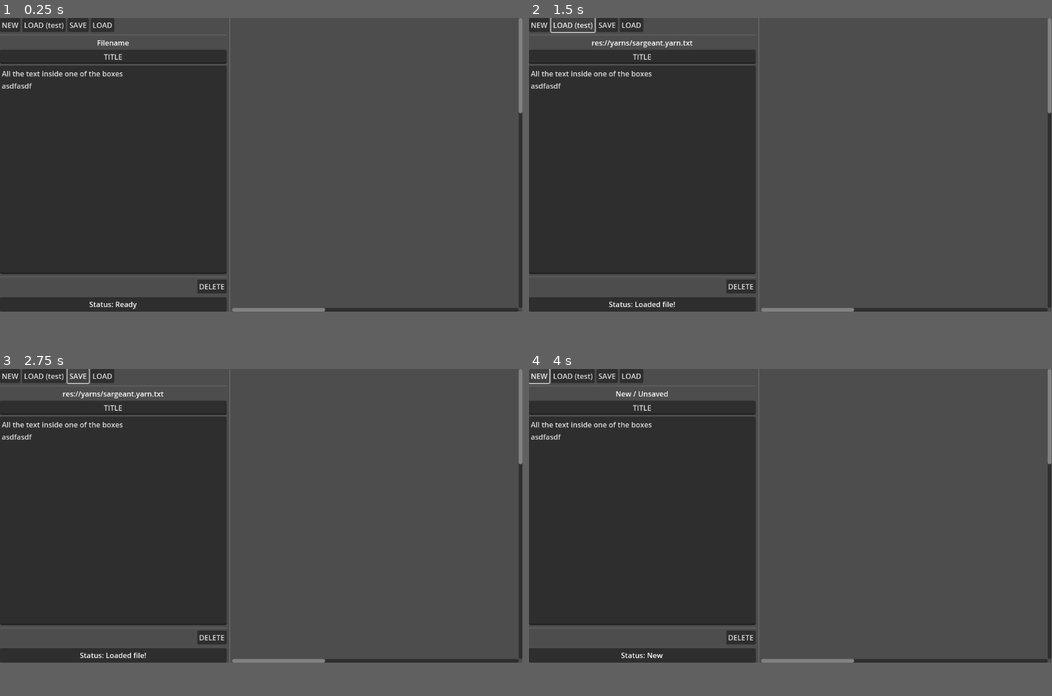
Above: before the commit, frames 1-4 (two rows, left to right).
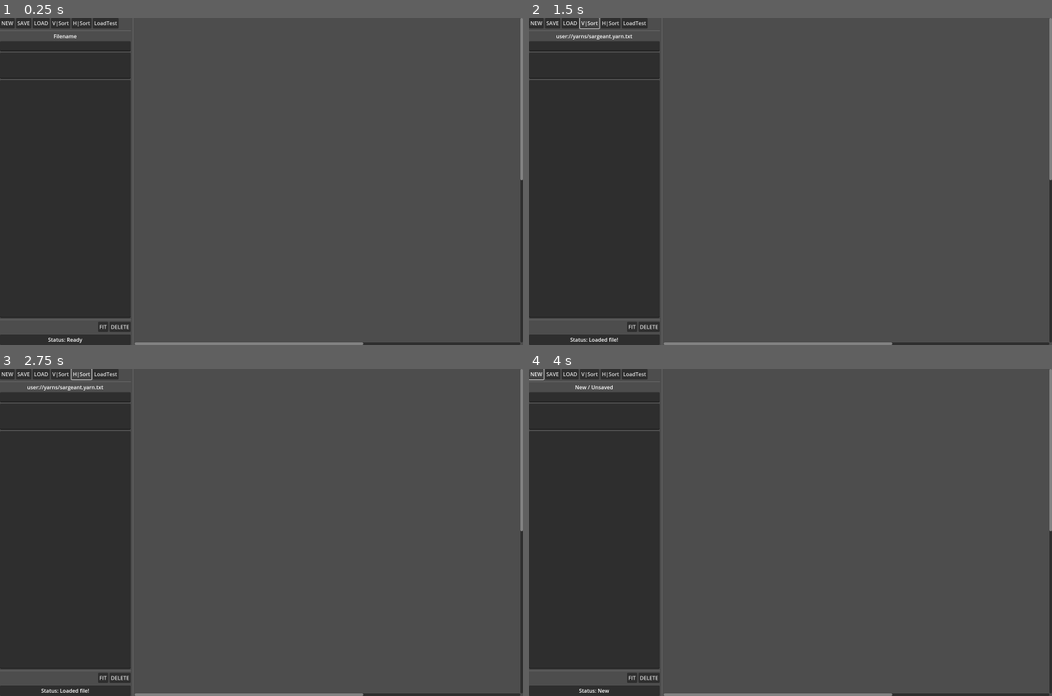
Above: after the commit, the same moments.

Repository: naturally-intelligent/godot-yarn-editor
Game: Godot game, scene res://scenes/yarn.tscn
Same seed, same stepped clock (60 frames per second), same inputs: the game is played once before the commit and once after it.
Inputs (mouse positions are in pixels of both pictures, inside the frame that each line leads up to):
- Up to frame 1 (0.25 s): no input
- Up to frame 2 (1.5 s): click "LOAD (test)" (after the commit: "LoadTest") at 0.5 s; click (591, 21) at 1.25 s, where only the run after the commit has a clickable "V|Sort"
- Up to frame 3 (2.75 s): click (83, 372) at 2 s, where only the run after the commit has a clickable "H|Sort"
- Up to frame 4 (4 s): click (633, 646) at 2.75 s, where only the run after the commit has a clickable "FIT"; click "NEW" at 3.5 s
In our replay, the window is 799x449 before the commit and 800x500 after it. These sizes can differ from the game's own. Grey fills any space a smaller window leaves; there, only what the larger window draws over its background counts as a difference.

The runs differ from the first frame. In frame 1, 20% of the frame differs, in the area x 0-100%, y 0-100%; in frame 2, 20%; in frame 3, 20%; in frame 4, 20%.

Commit message:
Yarn Strings (working draft)

Diff:
--- a/lib/yarn-importer.gd
+++ b/lib/yarn-importer.gd
@@ -75,6 +75,8 @@
 	thread['tags'] = [] # unused
 	thread['fibres'] = []
 	thread['header'] = {} # all the command before dialog, like title: intro
+	thread['raw_body'] = ''
+	thread['raw_header'] = ''
 	return thread
 
 # Internally create a new fibre (during loading)
@@ -136,6 +138,7 @@
 				if line == '---':
 					header = false
 				else:
+					thread['raw_header'] += line + "\n"
 					var split := line.split(': ', true, 2)
 					if split.size() == 2:
 						thread['header'][split[0]] = split[1]
@@ -159,6 +162,7 @@
 				thread = new_yarn_thread()
 			# fibre read mode
 			else:
+				thread['raw_body'] += line + "\n"
 				var fibre := new_yarn_fibre(line)
 				if fibre:
 					thread['fibres'].append(fibre)
--- a/project.godot
+++ b/project.godot
@@ -17,7 +17,8 @@
 
 [display]
 
-window/size/mode=2
+window/size/viewport_width=1600
+window/size/viewport_height=1000
 
 [editor_plugins]
 
--- a/scenes/yarn-box.gd
+++ b/scenes/yarn-box.gd
@@ -11,6 +11,8 @@
 var _last_mouse := Vector2.ZERO
 var _last_position := Vector2.ZERO
 
+var yarn_editor: YarnEditor
+
 func _ready() -> void:
 	pass
 
@@ -18,21 +20,10 @@
 	title = thread_title
 	var thread: Dictionary = yarn['threads'][thread_title]
 	%Title.text = thread_title
-	var text := ''
-	match thread['kind']:
-		'branch':
-			for fibre: Dictionary in thread['fibres']:
-				match fibre['kind']:
-					'text':
-						text += fibre['text'] + "\n"
-					'choice':
-						text += fibre['text'] + "\n"
-					'logic':
-						text += fibre['instruction'] + " = " + fibre['command'] + "\n"
-	%Text.text = text
+	%Text.text = thread['raw_body']
 
-func _input(event):
-	if event is InputEventMouseButton:
+func _input(event: InputEvent):
+	if event is InputEventMouseButton and event.button_index == 1:
 		if event.is_pressed() && _mouse_focused:
 			if not _dragging:
 				_last_mouse = get_viewport().get_mouse_position()
@@ -40,6 +31,7 @@
 				_dragging = true
 			var _next_mouse = get_viewport().get_mouse_position()
 			position = _last_position + _next_mouse - _last_mouse
+			yarn_editor.reconnect_box_strings(title)
 			dragging_mouse_cursor()
 			emit_signal("pressed")
 		else:
@@ -49,6 +41,10 @@
 		if _dragging:
 			var _next_mouse = get_viewport().get_mouse_position()
 			position = _last_position + _next_mouse - _last_mouse
+			update_strings()
+
+func update_strings():
+	yarn_editor.reconnect_box_strings(title)
 
 func _on_mouse_entered() -> void:
 	if not _dragging:
@@ -68,3 +64,16 @@
 
 func dragging_mouse_cursor():
 	mouse_default_cursor_shape = CURSOR_DRAG
+
+# STRINGS
+
+func get_string_starting_point(choice_marker: String, destination_box: YarnBox) -> Vector2:
+	var center = get_center_point()
+	return center
+
+func get_string_destination_point(choice_marker: String, starting_box: YarnBox) -> Vector2:
+	var center = get_center_point()
+	return center
+
+func get_center_point() -> Vector2:
+	return position + size/2
--- a/scenes/yarn-box.tscn
+++ b/scenes/yarn-box.tscn
@@ -4,6 +4,7 @@
 [ext_resource type="Script" path="res://scenes/yarn-box.gd" id="1_sxn1s"]
 
 [node name="YarnBox" type="Button"]
+z_index = 1
 offset_right = 370.0
 offset_bottom = 388.0
 script = ExtResource("1_sxn1s")
--- a/scenes/yarn-editor.gd
+++ b/scenes/yarn-editor.gd
@@ -1,6 +1,8 @@
 # YARN EDITOR
 extends Control
 class_name YarnEditor
+
+@export var verbose := false
 
 var yarn_importer: YarnImporter
 var yarn: Dictionary
@@ -9,7 +11,11 @@
 var current_node: String
 var current_box: YarnBox
 
+var yarn_boxes := {} # pointers
+var yarn_strings := {} # pointers
+
 const yarn_box_tscn = preload("res://scenes/yarn-box.tscn")
+const yarn_string_tscn = preload("res://scenes/yarn-string.tscn")
 
 func _ready() -> void:
 	yarn_importer = YarnImporter.new()
@@ -40,7 +46,7 @@
 	return false
 
 func _on_load_test_pressed() -> void:
-	load_yarn("res://yarns/sargeant.yarn.txt")
+	load_yarn("user://yarns/sargeant.yarn.txt")
 
 func set_status(message: String):
 	%Status.text = "Status: " + message
@@ -56,15 +62,19 @@
 # CANVAS
 
 func clear_canvas():
+	yarn_boxes = {}
 	for child in %Canvas.get_children():
 		child.queue_free()
+	clear_editor()
 
 func build_canvas():
 	if not yarn:
 		return
+	# BUILD YARN BOXES
 	var pos_move = Vector2(50,50)
-	for thread_title in yarn['threads']:
-		var yarn_box = yarn_box_tscn.instantiate()
+	for thread_title: String in yarn['threads']:
+		var yarn_box: YarnBox = yarn_box_tscn.instantiate()
+		yarn_box.yarn_editor = self
 		yarn_box.parse_thread(yarn, thread_title)
 		pos_move.x += yarn_box.size.x+10
 		if pos_move.x > 1600:
@@ -72,11 +82,68 @@
 			pos_move.x = 10
 		yarn_box.position = pos_move
 		#yarn_box.size = Vector2(160, 180)
-		yarn_box.connect("pressed", Callable(self, "on_box_pressed").bind(thread_title, yarn_box))
+		yarn_box.connect("pressed", Callable(self, "on_thread_pressed").bind(thread_title, yarn_box))
 		%Canvas.add_child(yarn_box)
-		print("Added thread: ", thread_title)
+		if verbose:
+			print("Added thread: ", thread_title)
+		yarn_boxes[thread_title] = yarn_box
+	# CONNECT BOXES
+	for thread_title: String in yarn['threads']:
+		connect_box_strings(thread_title)
 
-func on_box_pressed(thread_title: String, yarn_box):
-	print(thread_title)
+func connect_box_strings(thread_title: String):
+	var yarn_box = yarn_boxes[thread_title]
+	var yarn_thread = yarn['threads'][thread_title]
+	for fibre: Dictionary in yarn_thread['fibres']:
+		if fibre['kind'] == 'choice':
+			var text: String = fibre['text']
+			var marker: String = fibre['marker']
+			if marker in yarn_boxes:
+				var matching_box = yarn_boxes[marker]
+				var string: YarnString = yarn_string_tscn.instantiate()
+				var from_position = yarn_box.get_string_starting_point(marker, matching_box)
+				var to_position = matching_box.get_string_destination_point(marker, yarn_box)
+				string.set_string_line(from_position, to_position)
+				string.set_label(marker)
+				remember_box_string(thread_title, marker, string)
+				%Canvas.add_child(string)
+			else:
+				print("WARNING: Unmatched choice found, from '" + thread_title + "' to '" + marker + "'")
+
+func reconnect_box_strings(thread_title: String, reconnect_children := true):
+	clear_box_strings(thread_title)
+	connect_box_strings(thread_title)
+	if reconnect_children:
+		for check_title in yarn_strings:
+			for check_marker in yarn_strings[check_title]:
+				if check_marker == thread_title:
+					reconnect_box_strings(check_title, false)
+
+func remember_box_string(thread_title: String, marker: String, yarn_string: YarnString):
+	if not thread_title in yarn_strings:
+		yarn_strings[thread_title] = {}
+	yarn_strings[thread_title][marker] = yarn_string
+
+func clear_box_strings(thread_title: String):
+	if thread_title in yarn_strings:
+		for marker in yarn_strings[thread_title]:
+			var yarn_string = yarn_strings[thread_title][marker]
+			yarn_string.queue_free()
+		yarn_strings[thread_title] = {}
+
+
+# EDITOR
+
+func clear_editor():
+	%HeaderEdit.text = ''
+	%TitleEdit.text = ''
+	%TextEdit.text = ''
+
+func on_thread_pressed(thread_title: String, yarn_box):
+	if not thread_title in yarn['threads']:
+		print("ERROR! missing yarn thread: ", thread_title)
+		return
+	var yarn_thread = yarn['threads'][thread_title]
+	%HeaderEdit.text = yarn_thread['raw_header']
 	%TitleEdit.text = thread_title
-	%TextEdit.text = ''
+	%TextEdit.text = yarn_thread['raw_body']
--- /dev/null
+++ b/scenes/yarn-string.gd
@@ -0,0 +1,12 @@
+extends Line2D
+class_name YarnString
+
+func set_string_line(p1: Vector2, p2: Vector2):
+	points[0] = p1
+	points[1] = p2
+	$Arrow.position = p2
+	$Arrow.rotation = p2.angle_to_point(p1) + PI/2
+	$Label.position = p1
+
+func set_label(text: String):
+	$Label.text = text
--- /dev/null
+++ b/scenes/yarn-string.tscn
@@ -0,0 +1,22 @@
+[gd_scene load_steps=2 format=3 uid="uid://bpp2xomvg87no"]
+
+[ext_resource type="Script" path="res://scenes/yarn-string.gd" id="1_lqm55"]
+
+[node name="YarnString" type="Line2D"]
+points = PackedVector2Array(0, 0, 0, 64)
+width = 4.0
+begin_cap_mode = 2
+end_cap_mode = 2
+script = ExtResource("1_lqm55")
+
+[node name="Label" type="Label" parent="."]
+offset_left = 6.0
+offset_top = 18.0
+offset_right = 128.0
+offset_bottom = 41.0
+text = "connection"
+vertical_alignment = 1
+
+[node name="Arrow" type="Polygon2D" parent="."]
+position = Vector2(0, 63)
+polygon = PackedVector2Array(-7, 0, 0, 8, 7, 0)
--- a/scenes/yarn.tscn
+++ b/scenes/yarn.tscn
@@ -23,19 +23,16 @@
 grow_vertical = 2
 
 [node name="LeftPane" type="VBoxContainer" parent="HBox"]
-custom_minimum_size = Vector2(500, 0)
+custom_minimum_size = Vector2(400, 0)
 layout_mode = 2
 
 [node name="TopToolbar" type="HBoxContainer" parent="HBox/LeftPane"]
+custom_minimum_size = Vector2(0, 32)
 layout_mode = 2
 
 [node name="New" type="Button" parent="HBox/LeftPane/TopToolbar"]
 layout_mode = 2
 text = "NEW"
-
-[node name="LoadTest" type="Button" parent="HBox/LeftPane/TopToolbar"]
-layout_mode = 2
-text = "LOAD (test)"
 
 [node name="Save" type="Button" parent="HBox/LeftPane/TopToolbar"]
 layout_mode = 2
@@ -44,6 +41,18 @@
 [node name="Load" type="Button" parent="HBox/LeftPane/TopToolbar"]
 layout_mode = 2
 text = "LOAD"
+
+[node name="VerticalSort" type="Button" parent="HBox/LeftPane/TopToolbar"]
+layout_mode = 2
+text = "V|Sort"
+
+[node name="HorizontalSort" type="Button" parent="HBox/LeftPane/TopToolbar"]
+layout_mode = 2
+text = "H|Sort"
+
+[node name="LoadTest" type="Button" parent="HBox/LeftPane/TopToolbar"]
+layout_mode = 2
+text = "LoadTest"
 
 [node name="HSeparator1" type="HSeparator" parent="HBox/LeftPane"]
 layout_mode = 2
@@ -61,6 +70,22 @@
 text = "TITLE"
 alignment = 1
 
+[node name="HeaderEdit" type="TextEdit" parent="HBox/LeftPane"]
+unique_name_in_owner = true
+custom_minimum_size = Vector2(0, 80)
+layout_mode = 2
+text = "header: value"
+wrap_mode = 1
+
+[node name="Resizable" type="Control" parent="HBox/LeftPane/HeaderEdit"]
+anchors_preset = 0
+offset_right = 40.0
+offset_bottom = 40.0
+mouse_filter = 2
+script = ExtResource("2_xiv2h")
+mode = 1
+active_handles = 2
+
 [node name="TextEdit" type="TextEdit" parent="HBox/LeftPane"]
 unique_name_in_owner = true
 layout_mode = 2
@@ -75,6 +100,10 @@
 [node name="BottomToolbar" type="HBoxContainer" parent="HBox/LeftPane"]
 layout_mode = 2
 alignment = 2
+
+[node name="Fit" type="Button" parent="HBox/LeftPane/BottomToolbar"]
+layout_mode = 2
+text = "FIT"
 
 [node name="Delete" type="Button" parent="HBox/LeftPane/BottomToolbar"]
 layout_mode = 2
Not shown, changed: README.md
